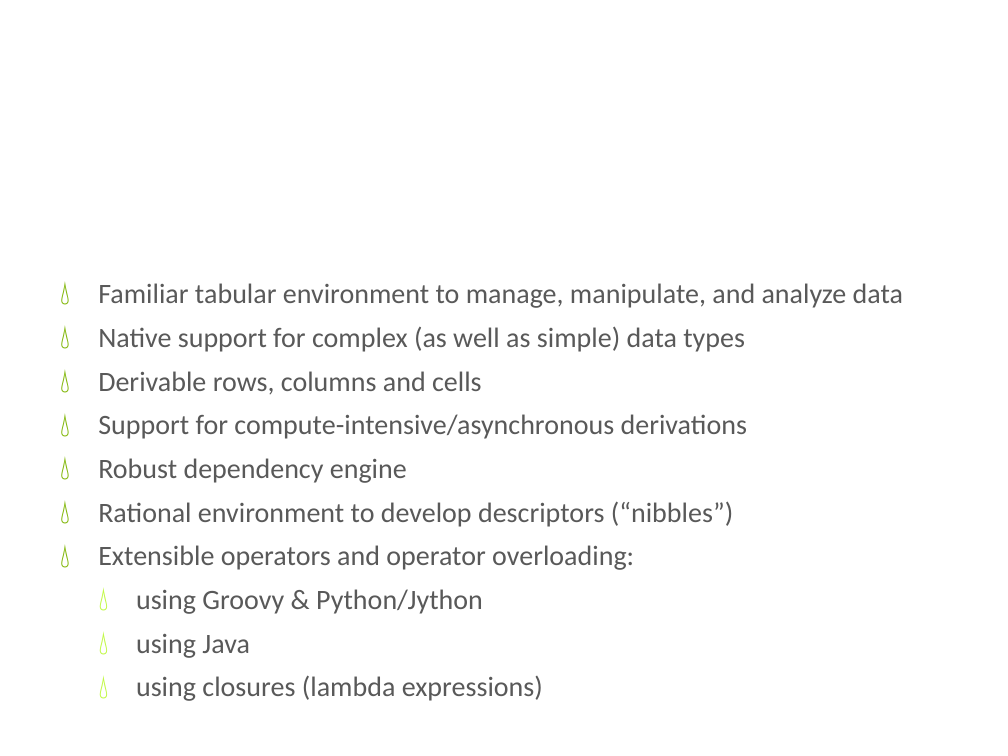
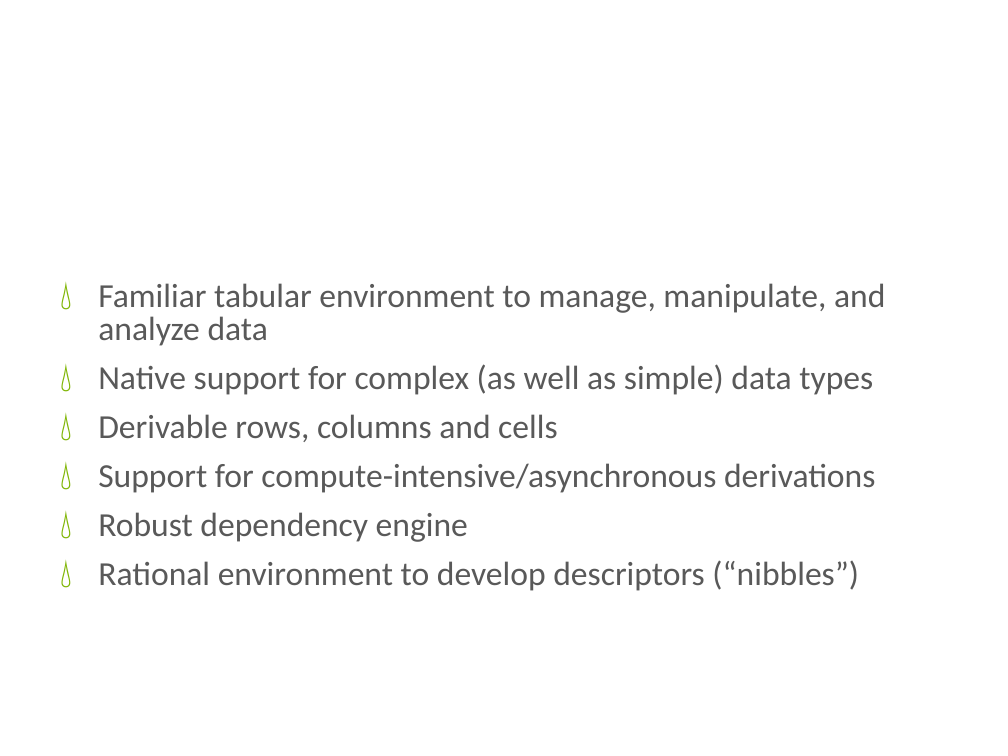
Before and after one commit to cdswindell/tms, a slide deck: slide 5 of doc/TMS Overview.pptx. Drawn at 1008x756 pixels with LibreOffice and Linux fonts; fonts in the diff are those of the drawing; background and template pictures are left out. Boxes give left, top, right and bottom in pixels: in the first picture for what was removed or moved away, otherwise in the second. Text is boxed around its words. In the diff, an @@ line names an element or a change of style, - is before the commit and + after.

```diff
--- a/doc/TMS Overview.pptx
+++ b/doc/TMS Overview.pptx
@@ text "Familiar tabular environment to manage, ..." at [98,283,885,591]: size 20 to 24 pt @@
@@ text at [98,545,634,701]: paragraphs removed @@
-💧 Extensible operators and operator overloading:
-  💧 using Groovy & Python/Jython
-  💧 using Java
-  💧 using closures (lambda expressions)
```
Also in this commit, not shown: 1 slide added, 1 other file.
